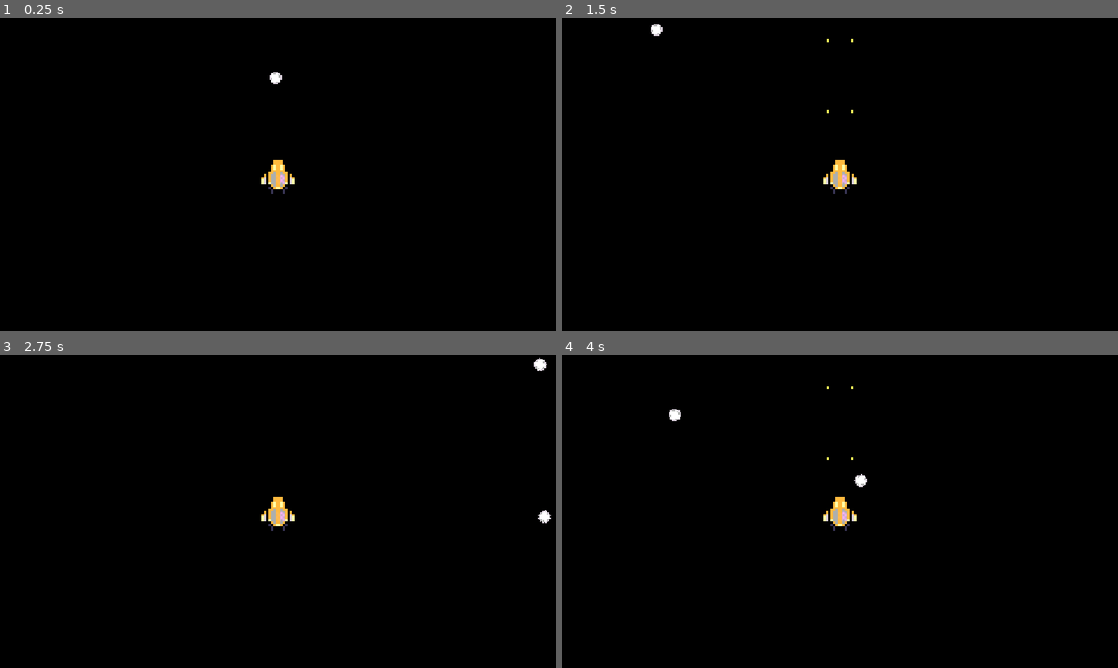
Above: before the commit, frames 1-4 (two rows, left to right).
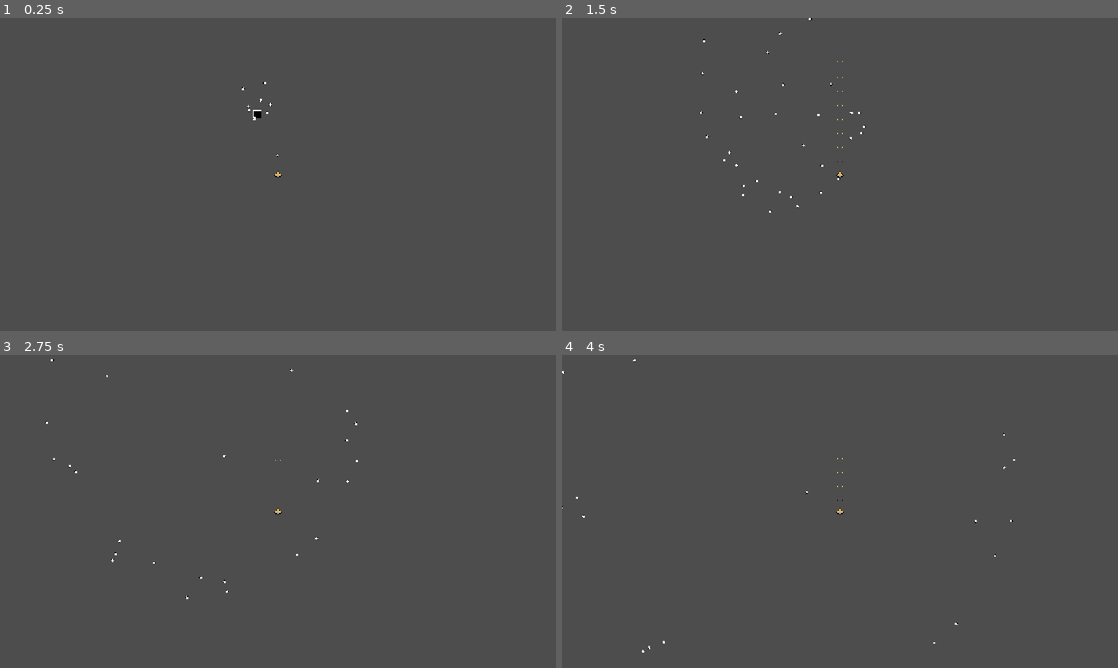
Above: after the commit, the same moments.

Repository: Draftier/Geometric-Invasion-CSS-497
Game: Godot game, scene res://scenes/game.tscn
The game is run twice, just before and just after one commit, with the same random seed, the same clock (stepped at 60 frames per second) and the same inputs.
Inputs:
- Up to frame 1 (0.25 s): no input
- Up to frame 2 (1.5 s): hold Right (right) 0.53-1.28 s; hold Z (shoot) 0.53-1.28 s; hold Down (down) from 1.28 s (still down); tap Z (shoot) at 1.35 s
- Up to frame 3 (2.75 s): release Down (down) at 2.03 s; hold Right (right) from 2.03 s (still down); hold Shift (slow) from 2.03 s (still down); tap Z (shoot) at 2.3 s
- Up to frame 4 (4 s): release Right (right) at 2.78 s; release Shift (slow) at 2.78 s; hold Up (up) 2.78-3.53 s; tap Z (shoot) at 2.85 s; hold Left (left) from 3.53 s (still down); hold Z (shoot) from 3.53 s (still down)

The runs differ from the first frame. In frame 1, 100% of the frame differs, in the area x 0-100%, y 0-100%; in frame 2, 100%; in frame 3, 100%; in frame 4, 100%.

Commit message:
Created several new scenes and scripts
- Started work on enemy spawner architecture, will likely be something like a manager has spawners and list of events and sends each event to different spawners at different times (subject to change)
- FIgured out pathing with obstacles using Path2D, this may not be super sustainable, since many Path2D's could overlap in the editor (might be better to use math to set predefined paths that can be used
-

Diff:
--- a/geometric-invasion/scenes/game.tscn
+++ b/geometric-invasion/scenes/game.tscn
@@ -13,9 +13,16 @@
 [sub_resource type="TileSet" id="TileSet_d8ny1"]
 sources/0 = SubResource("TileSetAtlasSource_iywne")
 
+[sub_resource type="Curve2D" id="Curve2D_d8ny1"]
+_data = {
+"points": PackedVector2Array(0, 0, 0, 0, -59, -193, 0, 0, 0, 0, -42, -161, 0, 0, 0, 0, -42, -128, 0, 0, 0, 0, -56, -93, 0, 0, 0, 0, -22, -49, 0, 0, 0, 0, -64, -7)
+}
+point_count = 6
+
 [node name="Game" type="Node2D" unique_id=1466998741]
 
 [node name="Background" type="TileMapLayer" parent="." unique_id=1758883545]
+visible = false
 tile_map_data = PackedByteArray("AAD3//D/AAAAAAAAAAD3//H/AAAAAAAAAAD3//L/AAAAAAAAAAD3//P/AAAAAAAAAAD3//T/AAAAAAAAAAD3// …(61136 unchanged characters)…
 tile_set = SubResource("TileSet_d8ny1")
 
@@ -28,9 +35,18 @@
 
 [node name="Bullets" type="Node2D" parent="." unique_id=666204858]
 
-[node name="Enemy" parent="." unique_id=1367146779 instance=ExtResource("3_lnu2h")]
-position = Vector2(513, -106)
-
 [node name="bullet_2" parent="." unique_id=2052516261 instance=ExtResource("5_iywne")]
 position = Vector2(-1, -43)
 speed = 0
+
+[node name="Path2D" type="Path2D" parent="." unique_id=483374397]
+curve = SubResource("Curve2D_d8ny1")
+
+[node name="PathFollow2D" type="PathFollow2D" parent="Path2D" unique_id=1084742317]
+position = Vector2(-59, -193)
+rotation = 1.0824624
+loop = false
+
+[node name="Enemy" parent="Path2D/PathFollow2D" unique_id=1367146779 node_paths=PackedStringArray("path") instance=ExtResource("3_lnu2h")]
+position = Vector2(1.5258789e-05, 1.0000038)
+path = NodePath("..")
--- /dev/null
+++ b/geometric-invasion/scenes/level_manager.tscn
@@ -0,0 +1,15 @@
+[gd_scene format=3 uid="uid://cjye6s0e01omf"]
+
+[ext_resource type="Script" uid="uid://b2nxf0ct0x4gn" path="res://scripts/level_manager/level_manager.gd" id="1_06fa7"]
+
+[node name="LevelManager" type="Node" unique_id=1305954196]
+script = ExtResource("1_06fa7")
+
+[node name="ObstacleSpawners" type="Node" parent="." unique_id=1994234290]
+
+[node name="SpriteSpawners" type="Node" parent="." unique_id=479129674]
+
+[node name="LevelTimer" type="Timer" parent="." unique_id=1173292609]
+wait_time = 120.0
+
+[connection signal="timeout" from="LevelTimer" to="." method="_on_level_timer_timeout"]
--- a/geometric-invasion/scenes/player.tscn
+++ b/geometric-invasion/scenes/player.tscn
@@ -12,7 +12,7 @@
 metadata/_custom_type_script = "uid://dviw3iwulqtp"
 
 [sub_resource type="CircleShape2D" id="CircleShape2D_u8vuu"]
-radius = 5.0
+radius = 3.0
 
 [sub_resource type="NoiseTexture2D" id="NoiseTexture2D_g2els"]
 
@@ -123,7 +123,6 @@
 shape = SubResource("CircleShape2D_u8vuu")
 
 [node name="Camera2D" type="Camera2D" parent="." unique_id=1316585369]
-zoom = Vector2(5, 5)
 
 [node name="PointLight2D" type="PointLight2D" parent="." unique_id=1359110295]
 position = Vector2(1, 2)
--- /dev/null
+++ b/geometric-invasion/scenes/spawn_event.tscn
@@ -0,0 +1,6 @@
+[gd_scene format=3 uid="uid://bojjd0xvcw0pk"]
+
+[ext_resource type="Script" uid="uid://bewu02jnvwcgy" path="res://scripts/event/spawn_event.gd" id="1_hffdm"]
+
+[node name="SpawnEvent" type="Node" unique_id=1771177156]
+script = ExtResource("1_hffdm")
--- /dev/null
+++ b/geometric-invasion/scenes/spawn_point.tscn
@@ -0,0 +1,8 @@
+[gd_scene format=3 uid="uid://cwgbofk3joax"]
+
+[ext_resource type="Script" uid="uid://cpbp4ohcaqwle" path="res://spawn_point.gd" id="1_ebynj"]
+
+[node name="SpawnPoint" type="Node" unique_id=226821524]
+script = ExtResource("1_ebynj")
+
+[node name="Marker2D" type="Marker2D" parent="." unique_id=1386965850]
--- a/geometric-invasion/scripts/enemy/enemy.gd
+++ b/geometric-invasion/scripts/enemy/enemy.gd
@@ -5,14 +5,14 @@
 @onready var shoot_timer = $ShootTimer
 @onready var rotater = $Rotater
 
-const rotate_speed : int = 500
-const shooter_timer_wait_time : float = 0.1
-const spawn_point_count = 4
-const radius = 16
-const move_speed = 10
+@export var rotate_speed : int = 500
+@export var shooter_timer_wait_time : float = 0.1
+@export var spawn_point_count = 4
+@export var radius = 16
+@export var move_speed = 10
 
 @export var health = 100
-@export var path : Path2D
+@export var path : PathFollow2D
 
 func _ready() -> void:
 	var step = 2 * PI / spawn_point_count
@@ -30,7 +30,9 @@
 func _process(delta: float) -> void:
 	var new_rotation = rotater.rotation_degrees + rotate_speed * delta
 	rotater.rotation_degrees = fmod(new_rotation, 360)
-	position += move_speed * Vector2.RIGHT * delta
+	path.progress_ratio += delta * move_speed / 8
+	if path.progress_ratio >= 1.0:
+		queue_free()
 
 
 func hit() -> void:
--- /dev/null
+++ b/geometric-invasion/scripts/event/spawn_event.gd
@@ -0,0 +1,7 @@
+class_name Spawn_Event
+extends Node
+
+@export var time : float
+@export var path : Path2D
+@export var obstacle : PackedScene
+@export var spawner : PackedScene
--- /dev/null
+++ b/geometric-invasion/scripts/level_manager/level_manager.gd
@@ -0,0 +1,30 @@
+extends Node
+
+@export var end_change_scene : PackedScene
+@export var spawners : Dictionary[int, String]
+@export var events : Array[Spawn_Event]
+
+var event_index = 0
+
+func _ready() -> void:
+	events.sort_custom(sort_events_ascending)
+	$LevelTimer.start()
+
+func _process(delta: float) -> void:
+	event_index += 1
+	if events[event_index] == $LevelTimer.get_time_left():
+		execute_event(events[event_index])
+
+# At end of level change scene
+func _on_level_timer_timeout() -> void:
+	pass # Replace with function body.
+
+
+func execute_event(event : Spawn_Event) -> void:
+	pass
+
+# To use custom sort to sort events I create a custom callable
+func sort_events_ascending(a : Spawn_Event, b : Spawn_Event) -> bool:
+	if a.time < b.time:
+		return true
+	return false
--- a/geometric-invasion/scripts/player/player.gd
+++ b/geometric-invasion/scripts/player/player.gd
@@ -3,7 +3,7 @@
 
 var direction : Vector2 = Vector2.ZERO
 @export var player_class : PlayerClass
-var lives = 2
+var lives = 1000
 var invulnerable = false
 
 
@@ -42,7 +42,7 @@
 	print("hit")
 	if invulnerable == false:
 		lives -= 1
-		var timer = get_tree().create_timer(1)
+		var timer = get_tree().create_timer(0.7)
 		$AnimatedSprite2D.play("explosion")
 		await timer.timeout
 		if lives <= 0:
--- /dev/null
+++ b/geometric-invasion/spawn_point.gd
@@ -0,0 +1,5 @@
+extends Node
+
+# @export var path : Path2D
+# @export var obstacle_types: Array[PackedScene]
+@export var obstacle_dic = {}
Not shown, added: geometric-invasion/scripts/event/spawn_event.gd.uid
Not shown, added: geometric-invasion/scripts/level_manager/level_manager.gd.uid
Not shown, added: geometric-invasion/spawn_point.gd.uid
